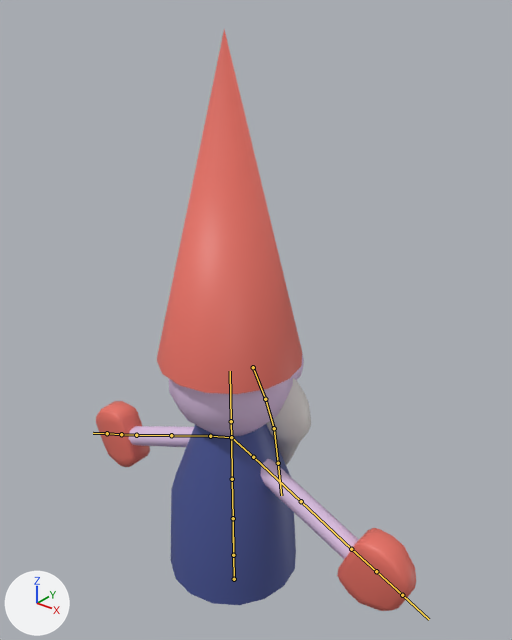
Before and after pictures for a commit that changed the FBX model Assets/Models/Customer.fbx.
Rendered twice from a 50 mm lens placed at (1.061, -1.22, 1.569), pointed at (0.005, 0.101, 0.75). Every picture has the same lights, and +X, +Y and +Z are marked at lower left. The bones that bend it are drawn over the model as lines.

The first picture shows 'Arms', 'Beard', 'Body', 'Hands', 'Hat', 'Head', 'Nose'.
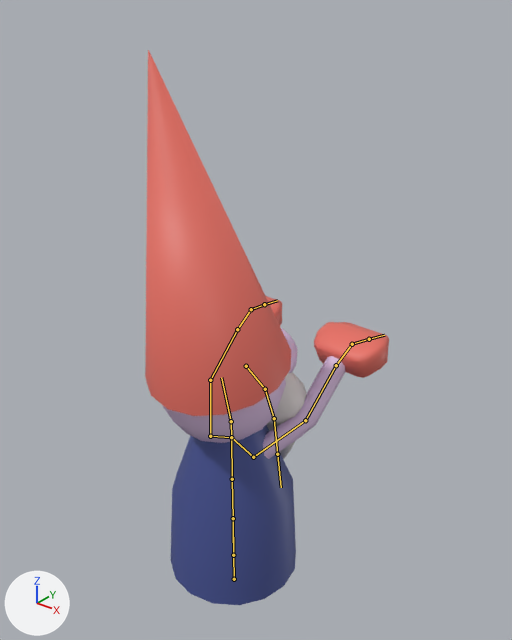
The newer file adds an action. The first version stands in its rest pose; the second is drawn at frame 1 of the action 'Armature|ArmatureAction'.

Pixel boxes (x1, y1, x2, y2) of what changed, in the pictures (512 x 640 px):
'Hat', posed
    before: (157, 30, 302, 394)
    after: (145, 50, 291, 416)
'Body', posed
    before: (171, 424, 296, 605)
    after: (171, 425, 296, 605)
'Hands', posed
    before: (96, 401, 416, 611)
    after: (266, 296, 389, 378)
'Arms', posed
    before: (128, 426, 359, 559)
    after: (263, 356, 346, 459)
'Head', posed (6% taller)
    before: (169, 375, 293, 436)
    after: (163, 378, 286, 443)
'Beard', posed
    before: (266, 378, 311, 465)
    after: (266, 372, 307, 459)
'Nose', posed
    before: (293, 353, 304, 380)
    after: (281, 328, 297, 373)
bone 'Arm_R', root to tip
    before: (253, 457) to (301, 501)
    after: (253, 457) to (305, 420)
bone 'Arm_R.001', root to tip
    before: (301, 501) to (351, 549)
    after: (305, 420) to (336, 365)
bone 'Hand_R', root to tip
    before: (351, 549) to (376, 571)
    after: (336, 365) to (352, 344)
bone 'Hand_R.001', root to tip
    before: (376, 571) to (402, 595)
    after: (352, 344) to (369, 339)
bone 'Arm_L', root to tip
    before: (210, 436) to (171, 435)
    after: (210, 436) to (210, 380)
bone 'Arm_L.001', root to tip
    before: (171, 435) to (136, 435)
    after: (210, 380) to (237, 329)
bone 'Hand_L', root to tip
    before: (136, 435) to (121, 434)
    after: (237, 329) to (251, 309)
bone 'Hand_L.001', root to tip
    before: (121, 434) to (107, 433)
    after: (251, 309) to (264, 304)
bone 'Head', root to tip
    before: (231, 421) to (230, 371)
    after: (231, 421) to (221, 377)
bone 'Beard.001', root to tip
    before: (265, 399) to (274, 428)
    after: (265, 389) to (274, 418)
bone 'Beard.002', root to tip
    before: (274, 428) to (278, 463)
    after: (274, 418) to (277, 454)

The change, as a diff of the scene's bpy script:
```diff
--- a/Assets/Models/Customer.fbx.py
+++ b/Assets/Models/Customer.fbx.py
@@ bone_shoulder_r @@
 bone_shoulder_r = bpy.data.objects['Armature'].pose.bones['Shoulder_R']  # child of 'Spine.001'
-bone_shoulder_r.rotation_quaternion = (1.0, 0.0, 0.0, 0.0)  # degrees (0, 0, 0)
+bone_shoulder_r.rotation_quaternion = (0.718, 0.0, 0.696, 0.0)  # degrees (0, 88, 0)
@@ bone_arm_r @@
 bone_arm_r = bpy.data.objects['Armature'].pose.bones['Arm_R']  # child of 'Shoulder_R'
-bone_arm_r.rotation_quaternion = (1.0, 0.0, 0.0, 0.0)  # degrees (0, 0, 0)
+bone_arm_r.rotation_quaternion = (0.716, -0.238, 0.381, -0.534)  # degrees (-51, 17, -82)
@@ bone_arm_r_001 @@
 bone_arm_r_001 = bpy.data.objects['Armature'].pose.bones['Arm_R.001']  # child of 'Arm_R'
-bone_arm_r_001.rotation_quaternion = (1.0, 0.0, 0.0, 0.0)  # degrees (0, 0, 0)
+bone_arm_r_001.rotation_quaternion = (0.938, 0.058, -0.227, -0.257)  # degrees (14, -23, -34)
@@ bone_hand_r @@
 bone_hand_r = bpy.data.objects['Armature'].pose.bones['Hand_R']  # child of 'Arm_R.001'
-bone_hand_r.rotation_quaternion = (1.0, 0.0, 0.0, 0.0)  # degrees (0, 0, 0)
+bone_hand_r.rotation_quaternion = (0.995, 0.1, 0.0, 0.0)  # degrees (11, 0, 0)
@@ bone_hand_r_001 @@
 bone_hand_r_001 = bpy.data.objects['Armature'].pose.bones['Hand_R.001']  # child of 'Hand_R'
-bone_hand_r_001.rotation_quaternion = (1.0, 0.0, 0.0, 0.0)  # degrees (0, 0, 0)
+bone_hand_r_001.rotation_quaternion = (0.94, 0.34, 0.0, 0.0)  # degrees (40, 0, 0)
@@ bone_shoulder_l @@
 bone_shoulder_l = bpy.data.objects['Armature'].pose.bones['Shoulder_L']  # child of 'Spine.001'
-bone_shoulder_l.rotation_quaternion = (1.0, 0.0, 0.0, 0.0)  # degrees (0, 0, 0)
+bone_shoulder_l.rotation_quaternion = (0.718, 0.0, -0.696, 0.0)  # degrees (0, -88, 0)
@@ bone_arm_l @@
 bone_arm_l = bpy.data.objects['Armature'].pose.bones['Arm_L']  # child of 'Shoulder_L'
-bone_arm_l.rotation_quaternion = (1.0, 0.0, 0.0, 0.0)  # degrees (0, 0, 0)
+bone_arm_l.rotation_quaternion = (0.716, -0.238, -0.381, 0.534)  # degrees (-51, -17, 82)
@@ bone_arm_l_001 @@
 bone_arm_l_001 = bpy.data.objects['Armature'].pose.bones['Arm_L.001']  # child of 'Arm_L'
-bone_arm_l_001.rotation_quaternion = (1.0, 0.0, 0.0, 0.0)  # degrees (0, 0, 0)
+bone_arm_l_001.rotation_quaternion = (0.938, 0.058, 0.227, 0.257)  # degrees (14, 23, 34)
@@ bone_hand_l @@
 bone_hand_l = bpy.data.objects['Armature'].pose.bones['Hand_L']  # child of 'Arm_L.001'
-bone_hand_l.rotation_quaternion = (1.0, 0.0, 0.0, 0.0)  # degrees (0, 0, 0)
+bone_hand_l.rotation_quaternion = (0.995, 0.1, 0.0, 0.0)  # degrees (11, 0, 0)
@@ bone_hand_l_001 @@
 bone_hand_l_001 = bpy.data.objects['Armature'].pose.bones['Hand_L.001']  # child of 'Hand_L'
-bone_hand_l_001.rotation_quaternion = (1.0, 0.0, 0.0, 0.0)  # degrees (0, 0, 0)
+bone_hand_l_001.rotation_quaternion = (0.94, 0.34, 0.0, 0.0)  # degrees (40, 0, 0)
@@ bone_head @@
 bone_head = bpy.data.objects['Armature'].pose.bones['Head']  # child of 'Neck'
-bone_head.rotation_quaternion = (1.0, 0.0, 0.0, 0.0)  # degrees (0, 0, 0)
+bone_head.rotation_quaternion = (0.994, 0.113, 0.0, 0.0)  # degrees (13, 0, 0)
@@ bone_beard_001 @@
 bone_beard_001 = bpy.data.objects['Armature'].pose.bones['Beard.001']  # child of 'Beard'
-bone_beard_001.rotation_quaternion = (1.0, 0.0, 0.0, 0.0)  # degrees (0, 0, 0)
+bone_beard_001.rotation_quaternion = (0.995, -0.104, 0.0, 0.0)  # degrees (-12, 0, 0)
@@ bone_beard_002 @@
 bone_beard_002 = bpy.data.objects['Armature'].pose.bones['Beard.002']  # child of 'Beard.001'
-bone_beard_002.rotation_quaternion = (1.0, 0.0, 0.0, 0.0)  # degrees (0, 0, 0)
+bone_beard_002.rotation_quaternion = (1.0, -0.014, 0.0, 0.0)  # degrees (-2, 0, 0)
```
